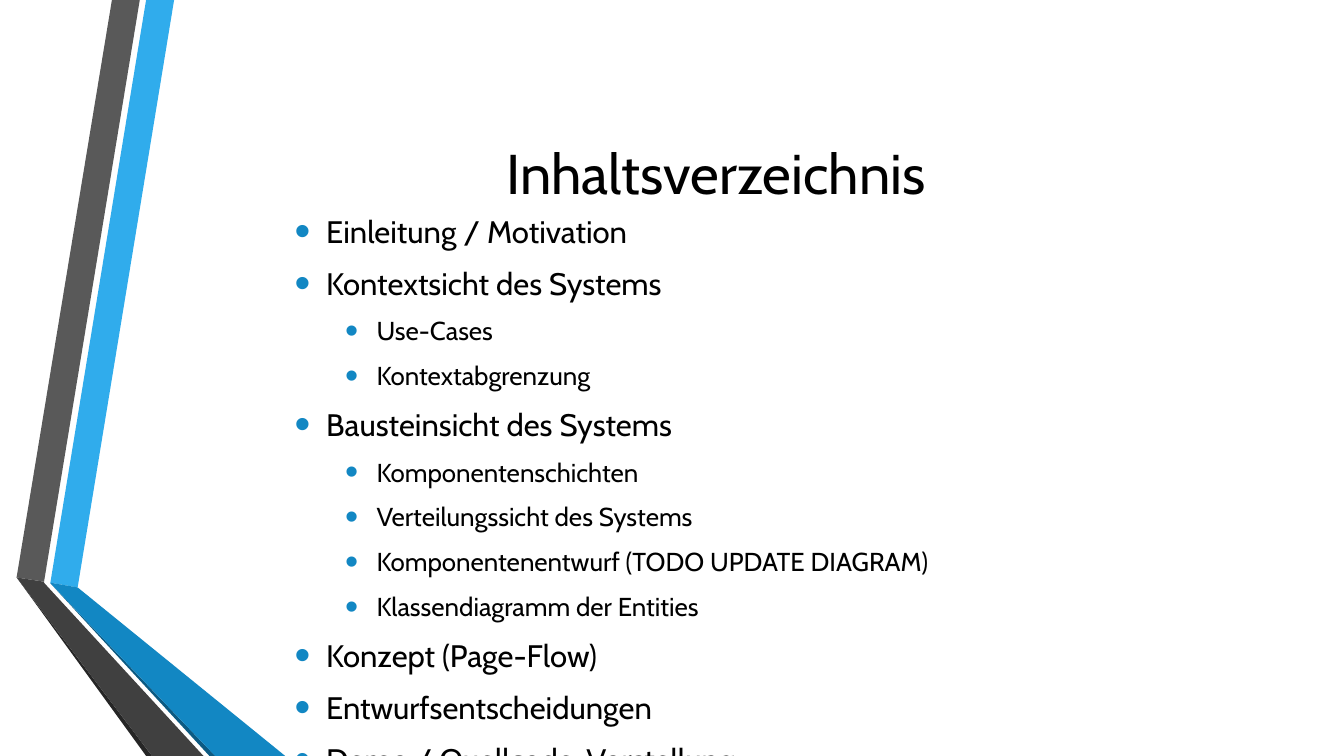
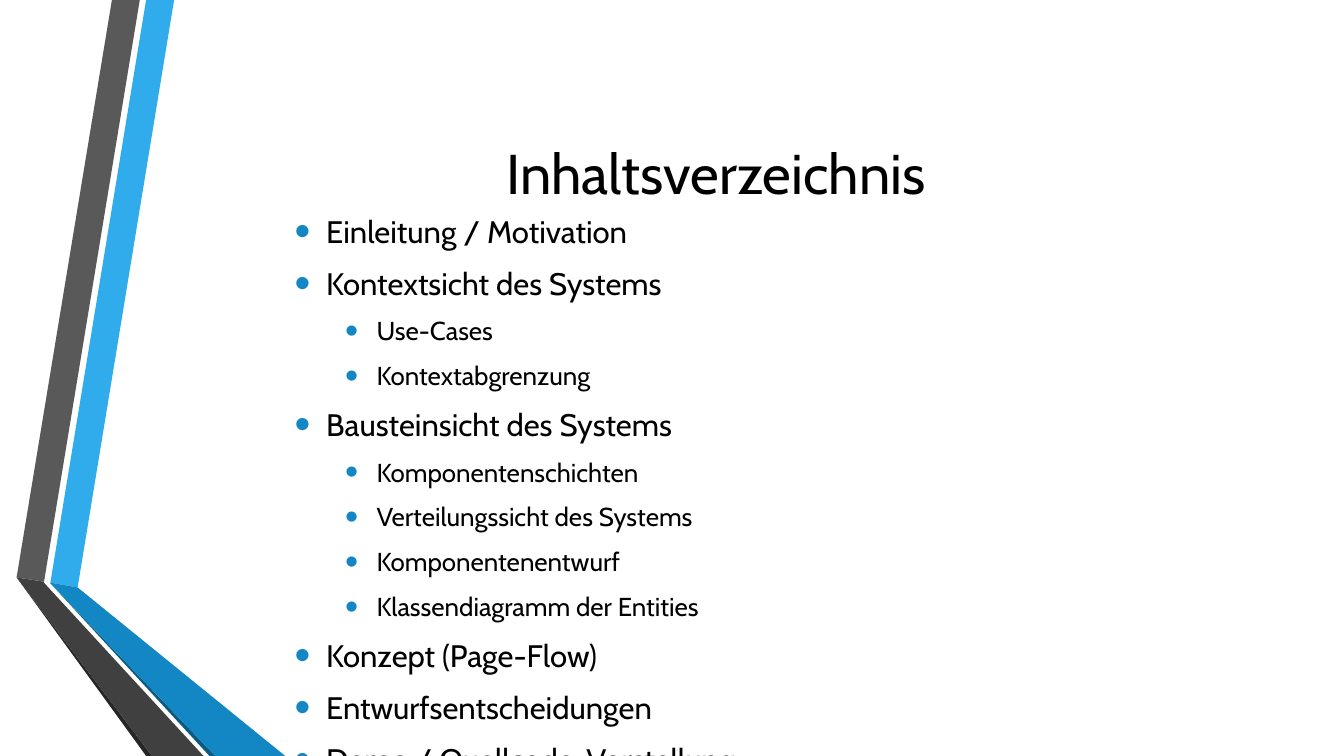
Before and after one commit to autarchprinceps/Conference-System, a slide deck: slide 2 of Präsentation/Präsentation.pptx. Drawn at 1344x756 pixels with LibreOffice and Linux fonts; fonts in the diff are those of the drawing; background and template pictures are left out. Boxes give left, top, right and bottom in pixels: in the first picture for what was removed or moved away, otherwise in the second. Text is boxed around its words. In the diff, an @@ line names an element or a change of style, - is before the commit and + after.

```diff
--- a/Präsentation/Präsentation.pptx
+++ b/Präsentation/Präsentation.pptx
@@ text at [377,551,620,577]: text changed @@
-  • Komponentenentwurf (TODO UPDATE DIAGRAM)
+  • Komponentenentwurf
```
Also in this commit, not shown: 2 other slides changed, 2 other files.
